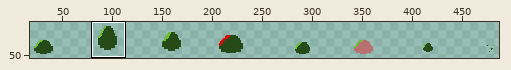
File history of a sprite sheet, the-collector/assets/Sprites/Enemies/enemy1.png. The picture above shows the old version from afar; the outline marks the close-up.
Close-up. First the earlier version:
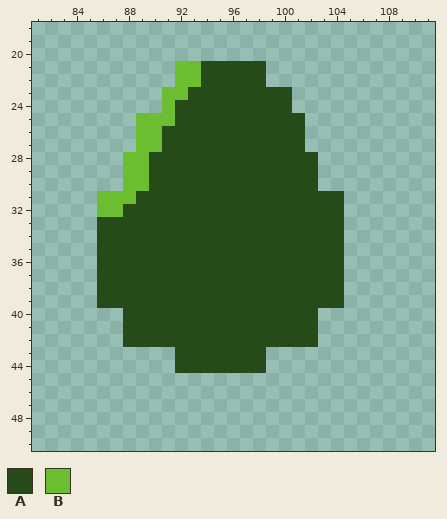
The file is 512x64 pixels. Shown: x 81..111, y 18..50. The wide view leaves out empty margins. The commit also changed other parts of the picture, which this record leaves out.
Palette (. is transparent): A #264b19  B #6abe30
Pixels before, first column x 86:
21 ......BBAAAAA......
22 ......BBAAAAA......
23 .....BBAAAAAAAA....
24 .....BAAAAAAAAA....
25 ...BBBAAAAAAAAAA...
26 ...BBAAAAAAAAAAA...
27 ...BBAAAAAAAAAAA...
28 ..BBAAAAAAAAAAAAA..
29 ..BBAAAAAAAAAAAAA..
30 ..BBAAAAAAAAAAAAA..
31 BBBAAAAAAAAAAAAAAAA
32 BBAAAAAAAAAAAAAAAAA
33 AAAAAAAAAAAAAAAAAAA
34 AAAAAAAAAAAAAAAAAAA
35 AAAAAAAAAAAAAAAAAAA
36 AAAAAAAAAAAAAAAAAAA
37 AAAAAAAAAAAAAAAAAAA
38 AAAAAAAAAAAAAAAAAAA
39 AAAAAAAAAAAAAAAAAAA
40 ..AAAAAAAAAAAAAAA..
41 ..AAAAAAAAAAAAAAA..
42 ..AAAAAAAAAAAAAAA..
43 ......AAAAAAA......
44 ......AAAAAAA......
Now the later version:
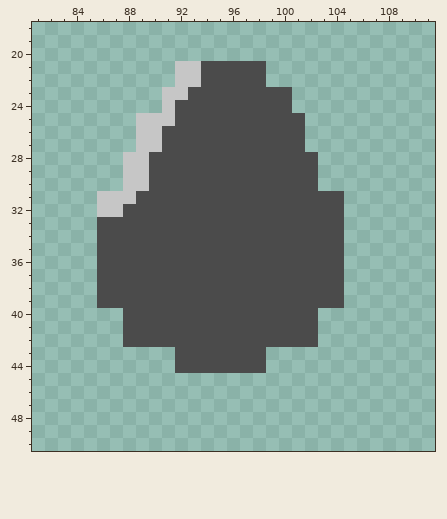
The exact change:
colour A: #264b19 -> #4b4b4b
colour B: #6abe30 -> #c6c6c6
Where, in picture pixels (left, top, right, bottom), the same in both close-ups:
changed: (97, 61, 344, 373)
